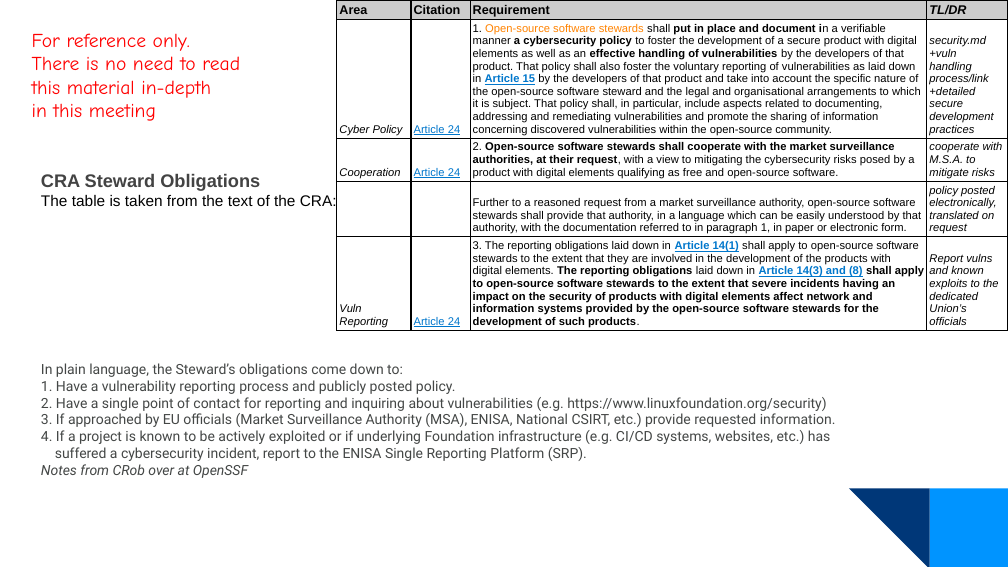
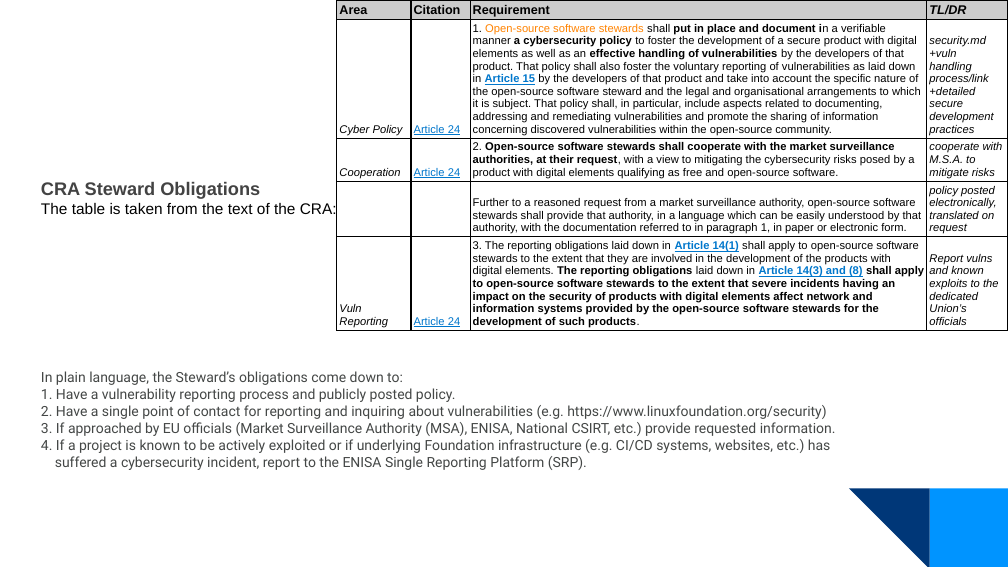
Before and after one commit to OpenChain-Project/Meeting-Slides, a slide deck: slide 10 of 2025/specification-education-monthly/2025-10-Europe-NA.pptx. Drawn at 1008x567 pixels with LibreOffice and Linux fonts; fonts in the diff are those of the drawing; background and template pictures are left out. Boxes give left, top, right and bottom in pixels: in the first picture for what was removed or moved away, otherwise in the second. Text is boxed around its words. In the diff, an @@ line names an element or a change of style, - is before the commit and + after.

```diff
--- a/2025/specification-education-monthly/2025-10-Europe-NA.pptx
+++ b/2025/specification-education-monthly/2025-10-Europe-NA.pptx
@@ text removed at <box>32,33,240,121</box> @@
-For reference only.
-There is no need to read
-this material in-depth
-in this meeting
@@ text "CRA Steward Obligations": place and size @@
-text "CRA Steward Obligations" at <box>41,174,836,478</box>
+text "CRA Steward Obligations" at <box>41,182,836,470</box>
@@ text at <box>55,439,831,470</box>: text changed @@
-4. If a project is known to be actively exploited or if underlying Foundation infrastructure (e.g. CI/CD systems, websites, etc.) has
-   suffered a cybersecurity incident, report to the ENISA Single Reporting Platform (SRP).
-   Notes from CRob over at OpenSSF
+4. If a project is known to be actively exploited or if underlying Foundation infrastructure (e.g. CI/CD systems, websites, etc.) has
+   suffered a cybersecurity incident, report to the ENISA Single Reporting Platform (SRP).
```
Also in this commit, not shown: 6 other slides changed, 1 other file.
